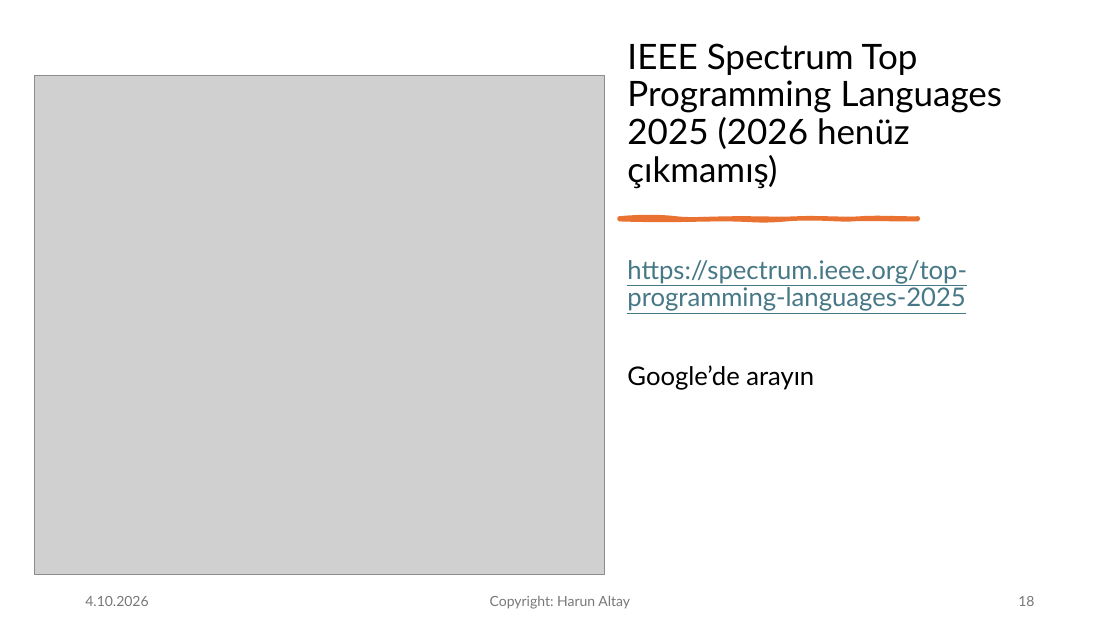
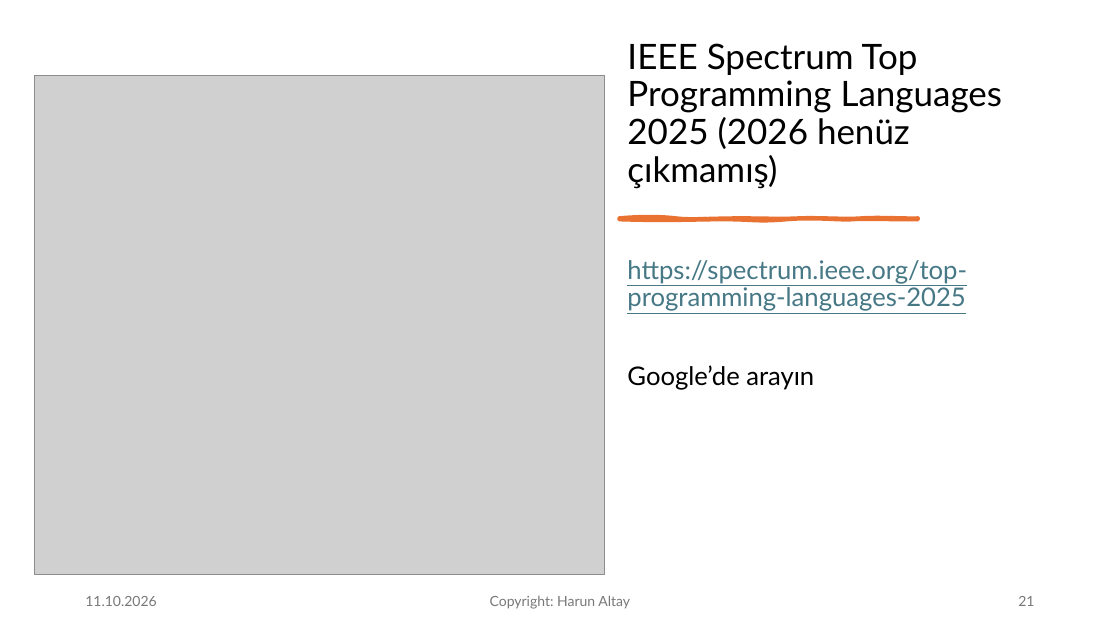
Before and after one commit to harunaltay/harunaltay.github.io, a slide deck: slide 21 of prog-diller/yazilim-sunum/Yazilim-Programlama-Dilleri-Giris.pptx (slide 18 before the commit). Drawn at 1120x630 pixels with LibreOffice and Linux fonts; fonts in the diff are those of the drawing; grey boxes stand for pictures. Boxes give left, top, right and bottom in pixels: in the first picture for what was removed or moved away, otherwise in the second. Text is boxed around its words. In the diff, an @@ line names an element or a change of style, - is before the commit and + after.

```diff
--- a/prog-diller/yazilim-sunum/Yazilim-Programlama-Dilleri-Giris.pptx
+++ b/prog-diller/yazilim-sunum/Yazilim-Programlama-Dilleri-Giris.pptx
@@ text at [85, 596, 156, 606]: text changed @@
-4.10.2026
+11.10.2026
@@ page number at [1018, 596, 1034, 606]: text changed @@
-18
+21
```
Also in this commit, not shown: 55 other slides changed, 3 slides added, 1 other file.
